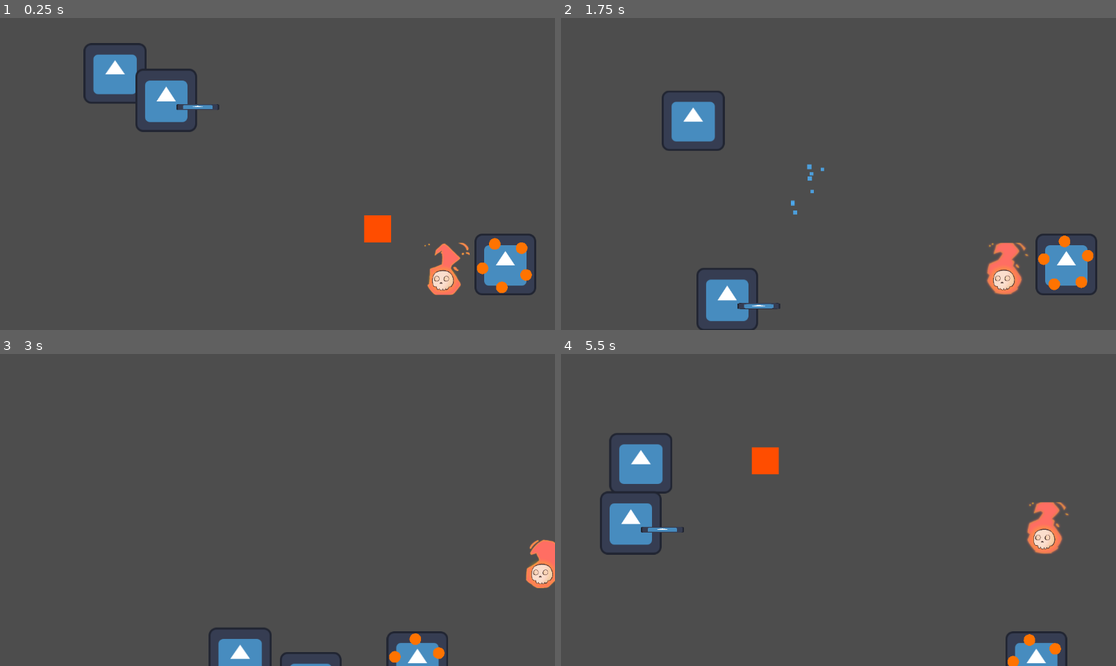
Above: before the commit, frames 1-4 (two rows, left to right).
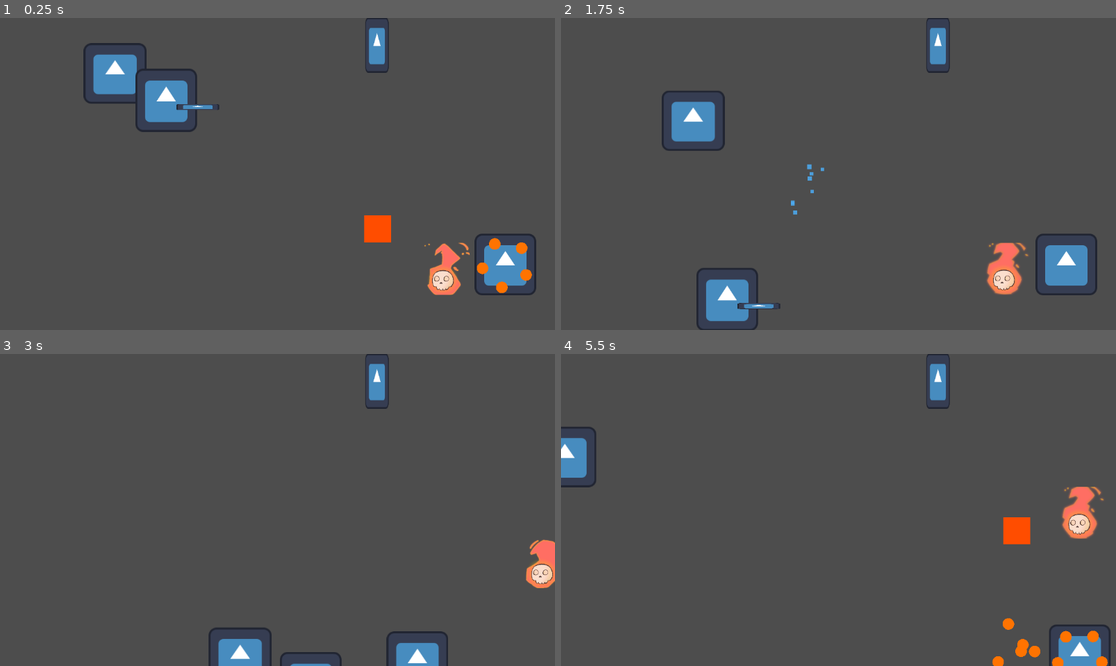
Above: after the commit, the same moments.

Repository: gsMolina02/GameJam
Game: Godot game, scene res://Scenes/escena_prueba.tscn
The game is run twice, just before and just after one commit, with the same random seed, the same clock (stepped at 60 frames per second) and the same inputs. This scene is started directly instead of the project's main scene. The engine's default icon, where the game draws it, is replaced by a stand-in: a white triangle on a blue panel in a dark square.
Inputs (mouse positions are in pixels of both pictures, inside the frame that each line leads up to):
- Up to frame 1 (0.25 s): no input
- Up to frame 2 (1.75 s): tap Enter at 0.5 s; move the mouse to (960, 158) at 0.52 s; hold D (right) 0.53-1.28 s; hold E (attack) 0.53-1.28 s; click (960, 158) at 0.67 s; tap Space at 0.77, 1.52 s; tap F (parry) at 0.8, 1.35 s; move the mouse to (727, 189) at 1.27 s; hold S (down) from 1.28 s (still down); tap E (attack) at 1.55 s
- Up to frame 3 (3 s): move the mouse to (333, 441) at 2.02 s; release S (down) at 2.03 s; hold D (right) 2.03-2.78 s; hold E (attack) 2.03-2.78 s; tap F (parry) at 2.3, 2.85 s; move the mouse to (249, 572) at 2.77 s; hold W (up) from 2.78 s (still down); click (249, 572) at 2.92 s
- Up to frame 4 (5.5 s): tap Space at 3.02, 3.77, 4.52 s; tap E (attack) at 3.05, 4.35 s; move the mouse to (1005, 556) at 3.52 s; release W (up) at 3.53 s; hold A (left) 3.53-5.03 s; tap Q (switch_weapon) at 3.6 s; tap F (parry) at 3.8, 5.1 s; move the mouse to (672, 463) at 4.27 s; move the mouse to (866, 510) at 5.02 s; hold S (down) from 5.03 s (still down); click (866, 510) at 5.17 s

The runs differ from the first frame. In frame 1, 0.4% of the frame differs, in the area x 65-71%, y 0-18%; in frame 2, 0.8%; in frame 3, 0.6%; in frame 4, 8.2%, in the area x 0-99%, y 0-100%.

Commit message:
parry functions and box with extra water

Diff:
--- /dev/null
+++ b/BomberoMichiGame/Objects/Boxes/box.gd
@@ -0,0 +1,12 @@
+
+extends Node2D
+
+func break_with_effect():
+	# Aquí puedes agregar efectos visuales, partículas, sonido, etc.
+	queue_free()
+
+func take_damage(_amount):
+	break_with_effect()
+
+func apply_water(_amount):
+	break_with_effect()
--- /dev/null
+++ b/BomberoMichiGame/Objects/Boxes/box.tscn
@@ -0,0 +1,21 @@
+[gd_scene load_steps=4 format=3 uid="uid://bmhb6a78qs4n"]
+
+[ext_resource type="Texture2D" uid="uid://o6ngfpcesb0w" path="res://icon.svg" id="1_5d80p"]
+[ext_resource type="Script" uid="uid://dxggjd0kwr6yy" path="res://Objects/Boxes/box.gd" id="1_yqyg2"]
+
+[sub_resource type="RectangleShape2D" id="RectangleShape2D_yqyg2"]
+size = Vector2(50, 116)
+
+[node name="Box" type="Node2D"]
+script = ExtResource("1_yqyg2")
+
+[node name="Sprite2D" type="Sprite2D" parent="."]
+position = Vector2(2.500002, 3.4999962)
+scale = Vector2(0.38281253, 0.89843744)
+texture = ExtResource("1_5d80p")
+
+[node name="boxHitbox" type="Area2D" parent="."]
+
+[node name="CollisionShape2D" type="CollisionShape2D" parent="boxHitbox"]
+position = Vector2(3, 6)
+shape = SubResource("RectangleShape2D_yqyg2")
--- a/BomberoMichiGame/Scenes/escena_prueba.tscn
+++ b/BomberoMichiGame/Scenes/escena_prueba.tscn
@@ -1,9 +1,10 @@
-[gd_scene load_steps=5 format=3 uid="uid://doh2qtc1kjvpm"]
+[gd_scene load_steps=6 format=3 uid="uid://doh2qtc1kjvpm"]
 
 [ext_resource type="PackedScene" uid="uid://e2osxgcrxydp" path="res://personajes/mascota/mascota.tscn" id="1_uapuf"]
 [ext_resource type="PackedScene" uid="uid://bfra7nxi2wetn" path="res://personajes/personaje_principal/personaje_principal.tscn" id="2_1in75"]
 [ext_resource type="PackedScene" uid="uid://upe8nkwx2xwf" path="res://personajes/jefe/jefe.tscn" id="3_1in75"]
 [ext_resource type="PackedScene" uid="uid://ccbpd223shlq8" path="res://personajes/minions/minions.tscn" id="4_minions"]
+[ext_resource type="PackedScene" uid="uid://bmhb6a78qs4n" path="res://Objects/Boxes/box.tscn" id="5_gdsp3"]
 
 [node name="escenaPrueba" type="Node2D"]
 position = Vector2(439, 348)
@@ -22,3 +23,6 @@
 
 [node name="minion_test" parent="." instance=ExtResource("4_minions")]
 position = Vector2(482, 173)
+
+[node name="Box" parent="." instance=ExtResource("5_gdsp3")]
+position = Vector2(341, -295)
--- a/BomberoMichiGame/personajes/minions/fireball_visual.gd
+++ b/BomberoMichiGame/personajes/minions/fireball_visual.gd
@@ -4,17 +4,18 @@
 @export var color := Color(1.0, 0.45, 0.0)
 
 @export var speed := 800
-@export var lifetime := 3.0
+@export var lifetime := 10.0
 var velocity := Vector2.ZERO
 
 var shooter: Node = null
-var grace_time := 0.08
+@export var grace_time := 0.3  # Aumentado para dar más tiempo antes de colisionar
 var _age := 0.0
 
 func _ready():
 	if has_node("CollisionShape2D"):
 		pass
 	connect("body_entered", Callable(self, "_on_body_entered"))
+	connect("area_entered", Callable(self, "_on_area_entered"))
 	# Agregar al grupo "Fire" para que la manguera pueda detectarla
 	add_to_group("Fire")
 	add_to_group("enemy")
@@ -35,26 +36,72 @@
 	shooter = s
 
 func _on_body_entered(body):
-	# Ignore initial collisions with shooter for grace_time
+	# SIEMPRE ignorar al shooter (el que lanzó la bola)
 	if body == shooter:
 		return
-	if _age < grace_time and shooter != null:
+
+	# Durante el grace_time, ignorar TODAS las colisiones para evitar destrucción prematura
+	if _age < grace_time:
 		return
-	# If we hit the player, cause damage and destroy the fireball
+
+	# Ignorar colisiones con otros enemigos (minions, jefe, etc.)
+	if body.is_in_group("enemy") or body.is_in_group("boss") or body.is_in_group("minion"):
+		return
+
+	# If we hit the player
 	if body.is_in_group("player"):
+		# Verificar si el jugador está atacando (parry)
+		if body.has_method("is_attacking") and body.is_attacking():
+			print_debug("Fireball PARRIED! Player was attacking!")
+			queue_free()
+			return
+
+		# Si no está atacando, causar daño
 		if body.has_method("take_damage"):
 			body.take_damage(15.0)  # Las bolas de fuego del jefe causan 15 de daño
 			print_debug("Fireball hit player, dealing 15 damage")
 		elif body.has_method("die"):
 			body.die()
 		queue_free()
-	# Destroy fireball on collision with other things (except enemies)
-	elif not body.is_in_group("enemy"):
+	# Destroy fireball on collision with walls/obstacles (not enemies)
+	else:
+		queue_free()
+
+
+func _on_area_entered(area):
+	"""Detectar colisiones con áreas (como el hacha del bombero)"""
+	# Durante el grace_time, ignorar TODAS las colisiones de área
+	if _age < grace_time:
+		return
+
+	# Ignorar si el área pertenece al shooter
+	if area.get_parent() == shooter:
+		return
+
+	# Ignorar áreas de enemigos
+	if area.is_in_group("enemy") or area.is_in_group("boss") or area.is_in_group("minion"):
+		return
+
+	# Si el área es el arma del jugador (hacha), es un parry exitoso
+	if area.is_in_group("player_weapon"):
+		print_debug("Fireball parried by axe! Destroyed!")
+		queue_free()
+		return
+
+	# Si el área pertenece al jugador y está atacando, es un parry
+	if area.get_parent() and area.get_parent().is_in_group("player"):
+		print_debug("Fireball parried by player weapon!")
+		queue_free()
+		return
+
+	# También verificar si el área misma está en el grupo del jugador
+	if area.is_in_group("player"):
+		print_debug("Fireball hit player area!")
 		queue_free()
 
 
 # Métodos para ser destruida por la manguera del bombero
-func apply_water(amount: float) -> void:
+func apply_water(_amount: float) -> void:
 	"""Destruir la bola de fuego cuando recibe agua"""
 	print_debug("Fireball extinguished by water!")
 	queue_free()
@@ -65,6 +112,6 @@
 	queue_free()
 
 
-func take_damage(amount: float) -> void:
+func take_damage(_amount: float) -> void:
 	"""Recibir daño (de hacha u otros ataques)"""
 	queue_free()
--- a/BomberoMichiGame/personajes/personaje_principal/personaje_principal.gd
+++ b/BomberoMichiGame/personajes/personaje_principal/personaje_principal.gd
@@ -4,9 +4,9 @@
 # Propiedades exportadas
 @export var gravity = 100
 @export var axe_damage = 5
-@export var parry_window = 0.2
+@export var parry_window = 0.4
 @export var attack_cooldown_time = 0.2
-@export var parry_cooldown_time = 0.3
+@export var parry_cooldown_time = 0.1
 
 # Propiedades de la manguera
 @export var hose_range = 50  # Alcance en cuadros (tiles) - AUMENTADO
@@ -84,6 +84,10 @@
 	# Configurar hitbox del hacha
 	if axe_hitbox:
 		axe_hitbox.monitoring = false
+		axe_hitbox.add_to_group("player_weapon")  # Identificar el hacha como arma del jugador
+		# Configurar máscara de colisión para que NO detecte al jugador
+		if axe_hitbox.has_method("add_collision_exception_with"):
+			axe_hitbox.add_collision_exception_with(self)
 		if axe_hitbox.has_signal("body_entered"):
 			axe_hitbox.body_entered.connect(_on_axe_hit)
 		if axe_hitbox.has_signal("area_entered"):
@@ -283,11 +287,7 @@
 	# Sistema de ataque con hacha - solo si está equipada
 	if current_weapon == Weapon.AXE:
 		if Input.is_action_just_pressed("attack"):
-			attack()
-
-		# Sistema de parry
-		elif Input.is_action_just_pressed("parry"):
-			parry()
+			attack()  # El ataque ahora funciona como parry automático
 
 	# Dash: usar Shift ('ui_shift') como en el comportamiento original
 	var shift_pressed := false
@@ -577,6 +577,21 @@
 			_process_attack_target(area.get_parent())
 
 func _process_attack_target(target):
+	# Ignorar al propio jugador - no atacarse a sí mismo
+	if target == self or target.is_in_group("player"):
+		return
+
+	# Parry de bolas de fuego - destruir proyectiles
+	if target.is_in_group("Fire") or target.is_in_group("enemy"):
+		if target.has_method("queue_free") and (target.has_method("apply_water") or target.has_method("extinguish")):
+			# Es una bola de fuego - ¡parry exitoso!
+			print("¡Parry exitoso! Bola de fuego destruida")
+			emit_signal("parry_successful")
+			_play_parry_effect()
+			target.queue_free()
+			return
+
+	# Ataque normal a otros objetivos
 	if target.is_in_group("ExtinguisherBox"):
 		_break_extinguisher_box(target)
 	elif target.has_method("take_damage"):
@@ -615,12 +630,14 @@
 	return false
 
 func _play_parry_effect():
-	print("¡Parry exitoso!")
+	print("¡Parry exitoso! Bola de fuego bloqueada con el hacha")
+	# Aquí podrías agregar efectos visuales, sonidos, etc.
 
 # ============================================
 # SISTEMA DE CAJAS DE EXTINTOR
 # ============================================
 func _break_extinguisher_box(box):
+	# Recarga la manguera al romper la caja
 	var old_charge = hose_charge
 	hose_charge = min(hose_charge + 25.0, 100.0)
 	var _actual_recharge = hose_charge - old_charge
@@ -630,10 +647,15 @@
 
 	_play_box_break_effect(box)
 
-	if box.has_method("break_with_effect"):
-		box.break_with_effect()
+	# Si el nodo recibido es el Area2D (boxHitbox), obtener el padre (Box)
+	var box_node = box
+	if box is Area2D and box.name == "boxHitbox" and box.get_parent():
+		box_node = box.get_parent()
+
+	if box_node.has_method("break_with_effect"):
+		box_node.break_with_effect()
 	else:
-		box.queue_free()
+		box_node.queue_free()
 
 func _play_box_break_effect(_box):
 	# Efectos visuales y sonoros al romper la caja (implementar si se desea)
@@ -653,7 +675,10 @@
 
 func _on_axe_area_hit(area):
 	if current_axe_state == AxeState.ATTACKING:
-		if area.get_parent():
+		# Procesar el área directamente si es una bola de fuego
+		if area.is_in_group("Fire") or area.is_in_group("enemy"):
+			_process_attack_target(area)
+		elif area.get_parent():
 			_process_attack_target(area.get_parent())
 
 # Getters
--- a/BomberoMichiGame/personajes/personaje_principal/personaje_principal.tscn
+++ b/BomberoMichiGame/personajes/personaje_principal/personaje_principal.tscn
@@ -9,6 +9,9 @@
 [sub_resource type="CapsuleShape2D" id="CapsuleShape2D_yy08j"]
 radius = 53.183533
 height = 122.75363
+
+[sub_resource type="RectangleShape2D" id="RectangleShape2D_qh03m"]
+size = Vector2(99.59326, 125.14642)
 
 [sub_resource type="RectangleShape2D" id="RectangleShape2D_yy08j"]
 size = Vector2(128.28198, 113.300545)
@@ -40,6 +43,11 @@
 [node name="CollisionShape2D" type="CollisionShape2D" parent="Axe/AxeHitbox"]
 shape = SubResource("CapsuleShape2D_yy08j")
 
+[node name="CollisionShape2D2" type="CollisionShape2D" parent="Axe/AxeHitbox"]
+position = Vector2(-5.366577, -52.57322)
+scale = Vector2(1.0000002, 1.0000001)
+shape = SubResource("RectangleShape2D_qh03m")
+
 [node name="hose" type="Sprite2D" parent="."]
 position = Vector2(64.23964, 12.915037)
 scale = Vector2(0.6927214, 0.097085826)
Not shown, added: BomberoMichiGame/Objects/Boxes/box.gd.uid
Not shown: 1 places in BomberoMichiGame/personajes/personaje_principal/personaje_principal.tscn that only renumber resources
